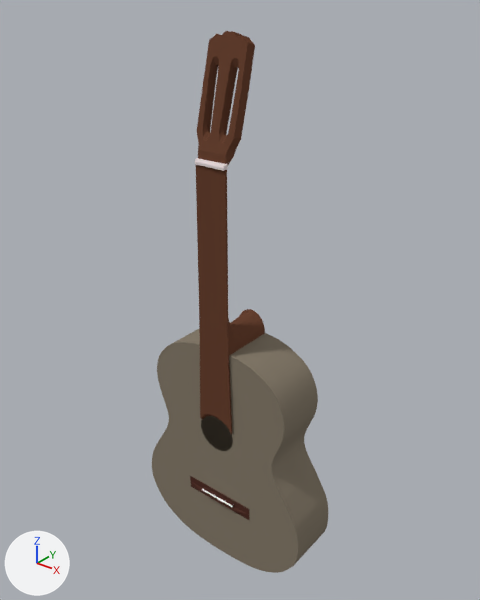
Two versions of the Blender file guitar.blend, one commit apart.
Rendered twice from a 50 mm camera at (9.38, -14.84, 8.87) aimed at (-0.1, -2.99, 1.52). The lights are fixed; the arrows at lower left show +X, +Y and +Z.

Names of what the first picture shows: 'BezierCurve', 'BezierCurve.001', 'Cube', 'Cube.002'.
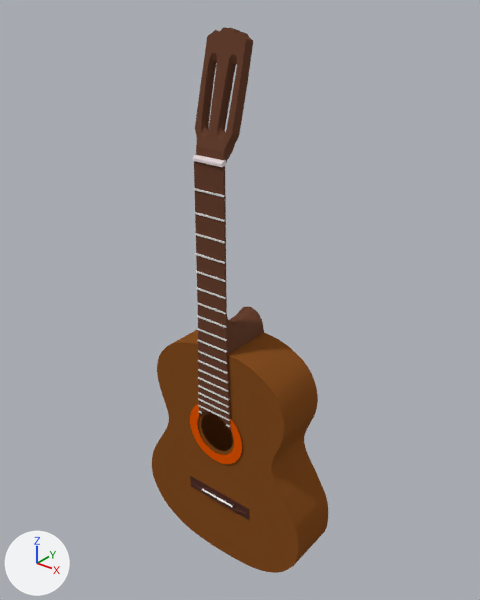
Commit message: add ornament

Location of each change, (x1, y1, x2, y2) in pixels of the pictures (480 x 600 px):
'BezierCurve', recoloured
    both: (152, 322, 328, 573)
'BezierCurve.001', moved
    before: (196, 31, 265, 434)
    after: (194, 27, 264, 431)
'Circle', added (orange)
    after: (190, 404, 242, 464)
'Cube.002', moved
    before: (195, 158, 228, 171)
    after: (193, 155, 226, 167)
'Cube.004', added
    after: (194, 212, 225, 222)
'Cube.003', added
    after: (194, 188, 224, 197)
'Cube.005', added
    after: (195, 233, 225, 243)
'Cube.006', added
    after: (195, 253, 225, 264)
'Cube.020', added
    after: (198, 405, 230, 421)
'Cube.008', added
    after: (196, 287, 226, 299)
'Cube.007', added
    after: (196, 271, 226, 282)
'Cube.019', added
    after: (198, 398, 230, 414)
'Cube.018', added
    after: (198, 392, 229, 408)
'Cube.010', added
    after: (197, 315, 226, 328)
'Cube.017', added
    after: (198, 385, 229, 400)
'Cube.016', added
    after: (198, 377, 229, 392)
'Cube.014', added
    after: (198, 360, 228, 374)
'Cube.009', added
    after: (197, 302, 226, 314)
'Cube.015', added
    after: (198, 369, 228, 383)
'Cube.013', added
    after: (198, 350, 227, 364)
'Cube.012', added
    after: (197, 339, 227, 353)
'Cube.011', added
    after: (197, 328, 227, 341)

Diff of the bpy script that builds the scene:
```diff
--- a/guitar.blend.py
+++ b/guitar.blend.py
@@ mat_material_002 @@
 mat_material_002 = diffuse_material('Material.002')
-mat_material_002.base_color = (0.237, 0.2, 0.149)  # brown #867c6c
+mat_material_002.base_color = (0.237, 0.0773, 0.0161)  # brown #864f22
@@ ob_cube_002 @@
 ob_cube_002 = bpy.data.objects.new('Cube.002', me_cube)
-ob_cube_002.location = (-0.06, -4.07, 5.22)
+ob_cube_002.location = (-0.11, -4.07, 5.29)
 ob_cube_002.scale = (0.425, -0.0476, 0.0588)
@@ ob_beziercurve_001 @@
 ob_beziercurve_001 = bpy.data.objects.new('BezierCurve.001', me_mesh_006)
-ob_beziercurve_001.location = (-0.07, -4.13, 1.35)
+ob_beziercurve_001.location = (-0.12, -4.13, 1.42)
 ob_beziercurve_001.rotation_euler = (3.142, 0.0, -3.142)  # degrees (180, 0, -180)
@@ ob_cube_003 @@
+ob_cube_003 = bpy.data.objects.new('Cube.003', me_cube_003)  # a box spanning x -1.0..1.0, y -1.0..1.0, z -1.0..1.0
+ob_cube_003.location = (-0.11, -4.09, 4.58)
+ob_cube_003.scale = (0.431, 0.02, 0.02)
@@ ob_cube_004 @@
+ob_cube_004 = bpy.data.objects.new('Cube.004', me_cube_003.copy())
+ob_cube_004.location = (-0.11, -4.09, 4.02)
+ob_cube_004.scale = (0.435, 0.02, 0.02)
@@ ob_cube_005 @@
+ob_cube_005 = bpy.data.objects.new('Cube.005', me_cube_003.copy())
+ob_cube_005.location = (-0.11, -4.09, 3.51)
+ob_cube_005.scale = (0.435, 0.02, 0.02)
@@ ob_cube_006 @@
+ob_cube_006 = bpy.data.objects.new('Cube.006', me_cube_003.copy())
+ob_cube_006.location = (-0.11, -4.09, 3.01)
+ob_cube_006.scale = (0.444, 0.02, 0.02)
@@ ob_cube_007 @@
+ob_cube_007 = bpy.data.objects.new('Cube.007', me_cube_003.copy())
+ob_cube_007.location = (-0.11, -4.09, 2.56)
+ob_cube_007.scale = (0.444, 0.02, 0.02)
@@ ob_cube_008 @@
+ob_cube_008 = bpy.data.objects.new('Cube.008', me_cube_003.copy())
+ob_cube_008.location = (-0.11, -4.09, 2.12)
+ob_cube_008.scale = (0.444, 0.02, 0.02)
@@ ob_cube_009 @@
+ob_cube_009 = bpy.data.objects.new('Cube.009', me_cube_003.copy())
+ob_cube_009.location = (-0.11, -4.09, 1.72)
+ob_cube_009.scale = (0.448, 0.02, 0.02)
@@ ob_cube_010 @@
+ob_cube_010 = bpy.data.objects.new('Cube.010', me_cube_003.copy())
+ob_cube_010.location = (-0.11, -4.09, 1.36)
+ob_cube_010.scale = (0.453, 0.02, 0.02)
@@ ob_cube_011 @@
+ob_cube_011 = bpy.data.objects.new('Cube.011', me_cube_003.copy())
+ob_cube_011.location = (-0.11, -4.09, 1.0)
+ob_cube_011.scale = (0.461, 0.02, 0.02)
@@ ob_cube_012 @@
+ob_cube_012 = bpy.data.objects.new('Cube.012', me_cube_003.copy())
+ob_cube_012.location = (-0.11, -4.09, 0.68)
+ob_cube_012.scale = (0.466, 0.02, 0.02)
@@ ob_cube_013 @@
+ob_cube_013 = bpy.data.objects.new('Cube.013', me_cube_003.copy())
+ob_cube_013.location = (-0.11, -4.09, 0.36)
+ob_cube_013.scale = (0.47, 0.02, 0.02)
@@ ob_cube_014 @@
+ob_cube_014 = bpy.data.objects.new('Cube.014', me_cube_003.copy())
+ob_cube_014.location = (-0.11, -4.09, 0.08)
+ob_cube_014.scale = (0.483, 0.02, 0.02)
@@ ob_cube_015 @@
+ob_cube_015 = bpy.data.objects.new('Cube.015', me_cube_003.copy())
+ob_cube_015.location = (-0.1, -4.09, -0.19)
+ob_cube_015.scale = (-0.488, 0.02, 0.02)
@@ ob_cube_016 @@
+ob_cube_016 = bpy.data.objects.new('Cube.016', me_cube_003.copy())
+ob_cube_016.location = (-0.1, -4.09, -0.44)
+ob_cube_016.scale = (0.498, 0.02, 0.02)
@@ ob_cube_017 @@
+ob_cube_017 = bpy.data.objects.new('Cube.017', me_cube_003.copy())
+ob_cube_017.location = (-0.1, -4.09, -0.69)
+ob_cube_017.scale = (-0.508, 0.02, 0.02)
@@ ob_cube_018 @@
+ob_cube_018 = bpy.data.objects.new('Cube.018', me_cube_003.copy())
+ob_cube_018.location = (-0.1, -4.09, -0.91)
+ob_cube_018.scale = (0.512, 0.02, 0.02)
@@ ob_cube_019 @@
+ob_cube_019 = bpy.data.objects.new('Cube.019', me_cube_003.copy())
+ob_cube_019.location = (-0.1, -4.09, -1.11)
+ob_cube_019.scale = (0.521, 0.02, 0.02)
@@ ob_cube_020 @@
+ob_cube_020 = bpy.data.objects.new('Cube.020', me_cube_003.copy())
+ob_cube_020.location = (-0.1, -4.09, -1.31)
+ob_cube_020.scale = (0.527, 0.02, 0.02)
@@ ob_circle @@
+ob_circle = bpy.data.objects.new('Circle', me_circle)  # 64 vertices, 32 faces; spans x -1.14..1.13, y -1.13..1.15, z 0.0; in mat_material_006 (orange #e75500)
+ob_circle.location = (-0.08, -4.06, -1.99)
+ob_circle.rotation_euler = (-1.571, 0.0, 0.0)  # degrees (-90, 0, 0)
+ob_circle.scale = (0.8, 0.8, 0.8)
```
